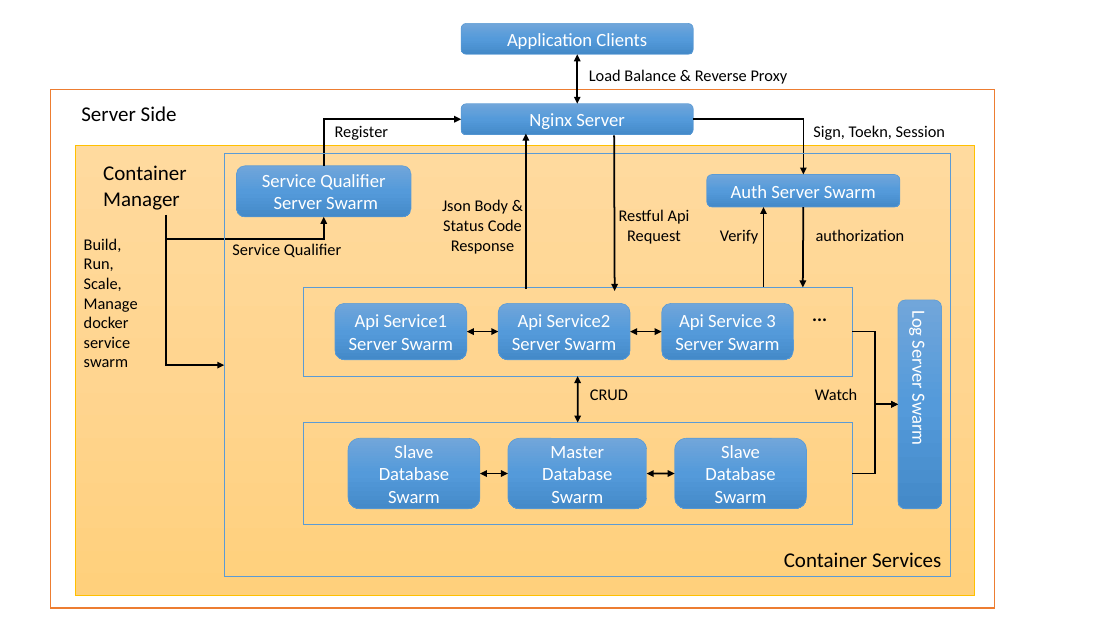
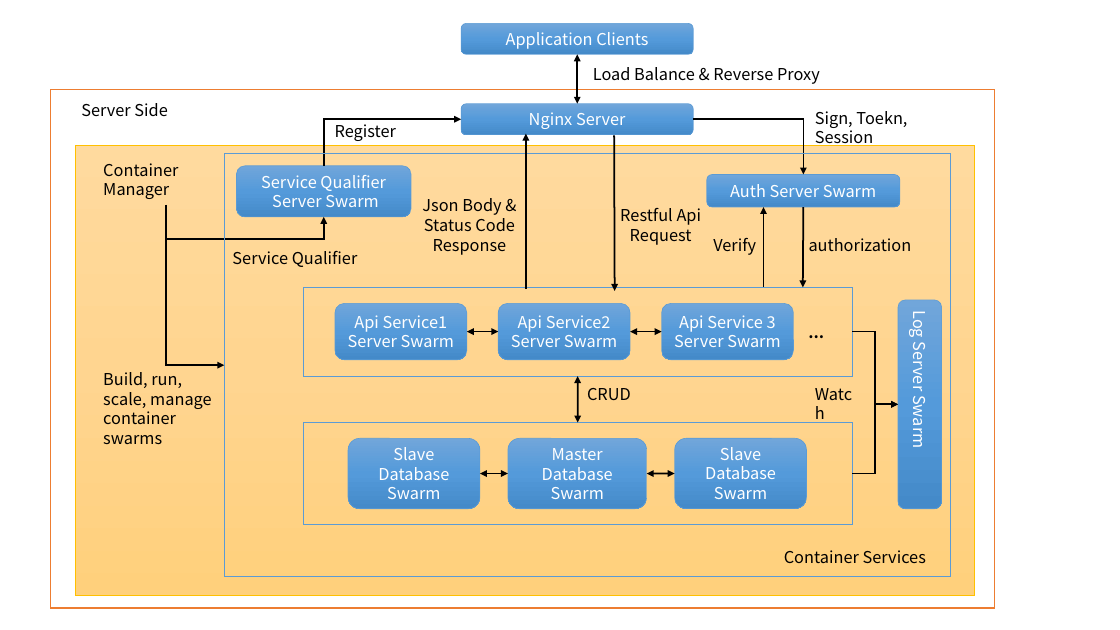
Before and after one commit to gjSCUT/NodeJsApiServer, a slide deck: slide 1 of doc/Charts.pptx. Drawn at 1120x630 pixels with LibreOffice and Linux fonts; fonts in the diff are those of the drawing. Boxes give left, top, right and bottom in pixels: in the first picture for what was removed or moved away, otherwise in the second. Text is boxed around its words. In the diff, an @@ line names an element or a change of style, - is before the commit and + after.

```diff
--- a/doc/Charts.pptx
+++ b/doc/Charts.pptx
@@ elbow arrow (324, 166) - (461, 119): route changed @@
@@ text "Sign, Toekn, Session": place and size @@
-text "Sign, Toekn, Session" at box(813, 125, 945, 140)
+text "Sign, Toekn, Session" at box(815, 111, 907, 149)
@@ size 18 to 14 pt, font Calibri to Noto Sans CJK SC in 3 elements at box(784, 550, 926, 564), box(81, 103, 167, 117), box(103, 163, 178, 199) @@
@@ elbow arrow moved from (166, 215) - (224, 365) to (166, 205) - (224, 365) @@
@@ elbow arrow moved from (166, 215) - (323, 217) to (166, 205) - (323, 217) @@
@@ text "Json Body & Status Code ...": place and size @@
-text "Json Body & Status Code ..." at box(442, 199, 522, 254)
+text "Json Body & Status Code ..." at box(422, 198, 515, 255)
@@ text "Verify": place and size @@
-text "Verify" at box(720, 230, 758, 244)
+text "Verify" at box(713, 238, 756, 255)
@@ text "authorization": place and size @@
-text "authorization" at box(816, 229, 905, 241)
+text "authorization" at box(809, 238, 912, 251)
@@ text "Service Qualifier": place and size @@
-text "Service Qualifier" at box(232, 243, 341, 258)
+text "Service Qualifier" at box(232, 251, 358, 267)
@@ size 16 to 14 pt, font Calibri to Noto Sans CJK SC in 12 elements at box(461, 24, 693, 55), box(461, 103, 693, 134), box(237, 166, 412, 217), box(707, 175, 900, 208), box(898, 300, 942, 509), box(348, 439, 480, 509), box(508, 439, 647, 509), box(662, 303, 794, 360), box(335, 303, 467, 360), box(498, 303, 630, 360), box(675, 439, 807, 509), box(764, 318, 870, 348) @@
@@ text "...": place and size @@
-text "..." at box(767, 299, 873, 330)
+text "..." at box(764, 318, 870, 348)
@@ text at box(103, 372, 212, 445): text changed; font Calibri to Noto Sans CJK SC @@
-Build, Run,
-Scale, Manage docker service swarm
+Build, run,
+scale, manage
+container
+swarms
@@ font Calibri to Noto Sans CJK SC in 10 elements at box(587, 388, 631, 401), box(335, 124, 396, 141), box(620, 208, 702, 245), box(422, 198, 515, 255), box(232, 251, 358, 267), box(809, 238, 912, 251), box(593, 67, 820, 84), box(713, 238, 756, 255), box(815, 111, 907, 149), box(807, 380, 868, 429) @@
```
Also in this commit, not shown: 5 slides added, 1 slide removed, 1 other file.
